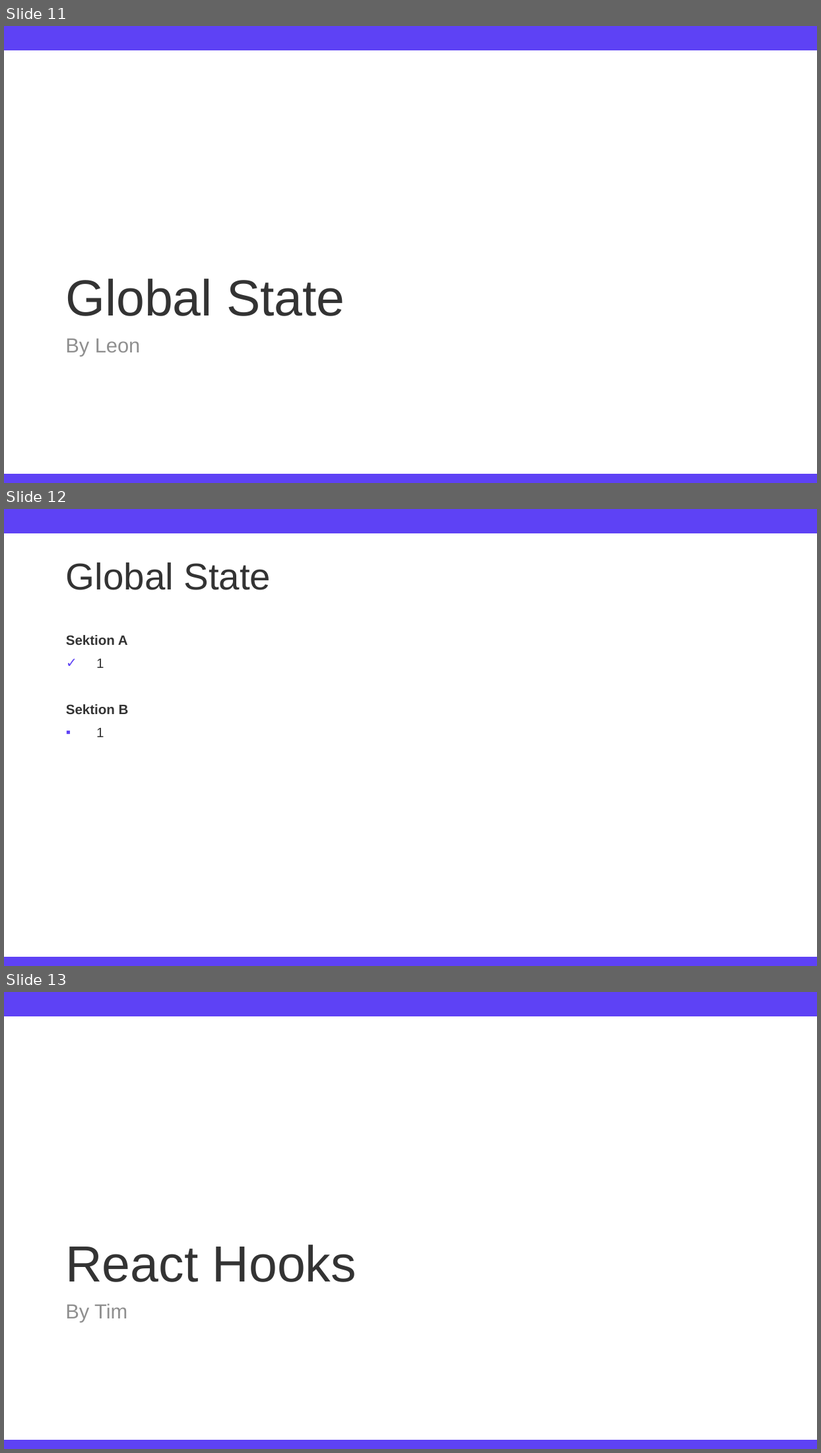
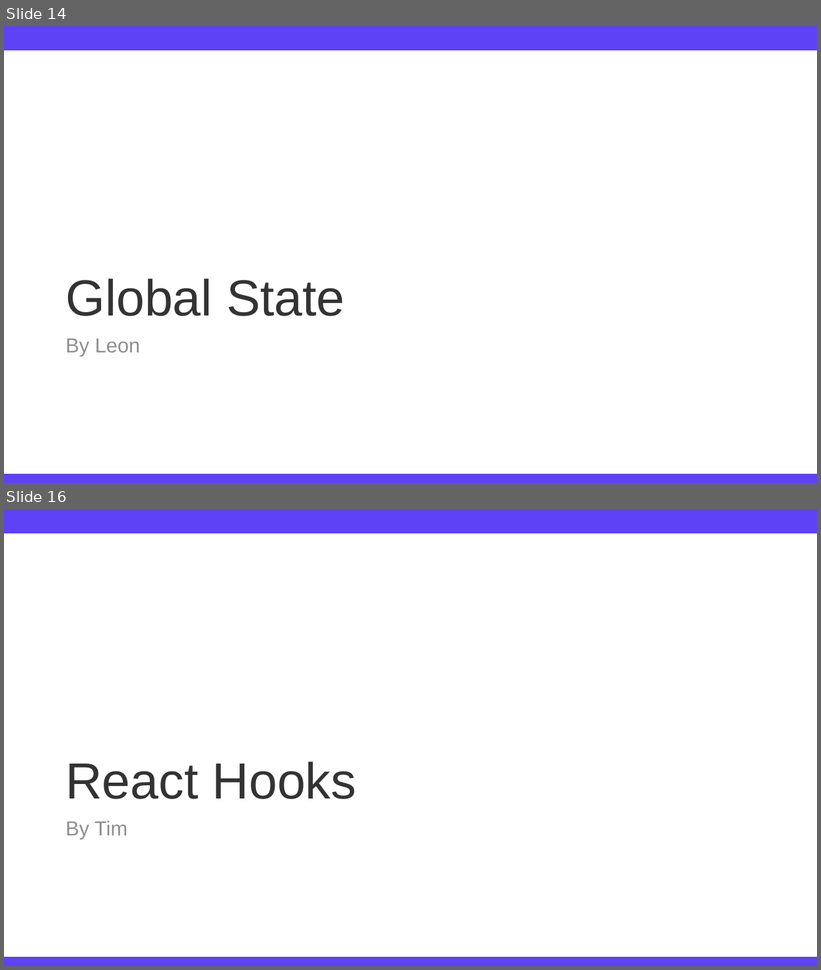
Before and after one commit to TimFehrmannAclue/techlabor_trainings_react_advanced, a slide deck: training_react_advanced.pptx. Shown one above the other, each under a label of ours: slides 11, 12 and 13 before the commit, slides 14 and 16 after it; the slides between them are not shown. The pictures are 821x1453 and 821x970 pixels, drawn with LibreOffice and Linux fonts; fonts in the diff are those of the drawing; background and template pictures are left out. Boxes give left, top, right and bottom in pixels: in the first picture for what was removed or moved away, otherwise in the second. Text is boxed around its words. In the diff, an @@ line names an element or a change of style, - is before the commit and + after.

```diff
--- a/training_react_advanced.pptx
+++ b/training_react_advanced.pptx
@@ slide 12 removed at [4, 509, 817, 966], background #FFFFFF; not listed: 2 template elements that a slide beside it also shows @@
@@ title removed at [66, 562, 271, 590] @@
-Global State
@@ text removed at [66, 635, 129, 737] @@
-Sektion A
-✓ 1
-Sektion B
-▪ 1
@@ what was slide 11 is now slide 14 @@
@@ what was slide 13 is now slide 16 @@
```
Also in this commit, not shown: 3 slides changed, 12 slides added, 1 other slide removed, 2 other files.
